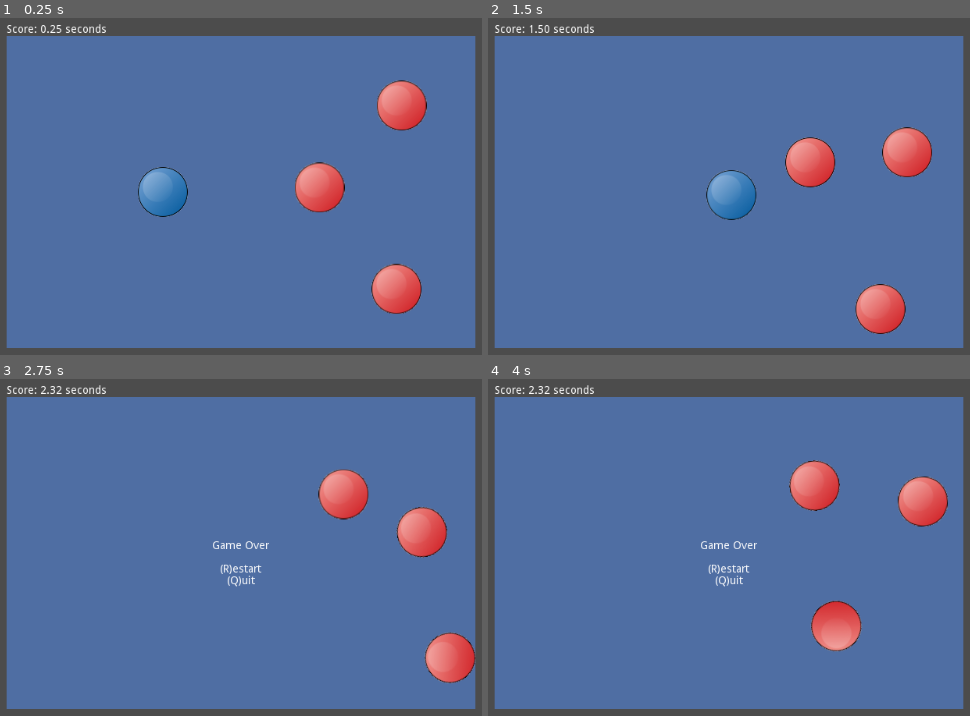
Above: before the commit, frames 1-4 (two rows, left to right).
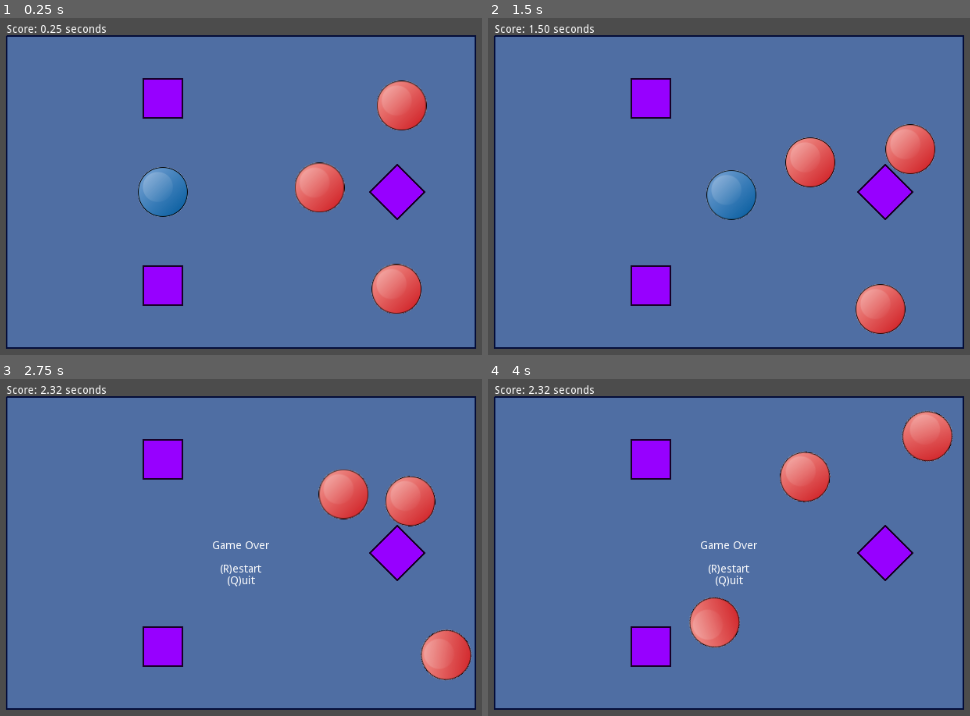
Above: after the commit, the same moments.

Repository: danieljohnson2/Bouncy
Game: Godot game, scene res://Bouncy.tscn
Two runs of this game, one before a commit and one after it. Both use one fixed random seed, a clock stepped at 60 frames per second and the inputs below.
Inputs:
- Up to frame 1 (0.25 s): no input
- Up to frame 2 (1.5 s): hold Right (ui_right) 0.53-1.28 s; hold Down (ui_down) from 1.28 s (still down)
- Up to frame 3 (2.75 s): release Down (ui_down) at 2.03 s; hold Right (ui_right) from 2.03 s (still down)
- Up to frame 4 (4 s): release Right (ui_right) at 2.78 s; hold Up (ui_up) 2.78-3.53 s; hold Left (ui_left) from 3.53 s (still down)

The runs differ from the first frame. In frame 1, 5.0% of the frame differs, in the area x 1-99%, y 5-99%; in frame 2, 5.4%; in frame 3, 7.4%; in frame 4, 11%.

Commit message:
Add obstacles to playfield, and use Line2D and Polygon2D for non-sprite graphics instead of UI elements.

Diff:
--- a/Bouncy.tscn
+++ b/Bouncy.tscn
@@ -1,11 +1,12 @@
-[gd_scene load_steps=5 format=2]
+[gd_scene load_steps=6 format=2]
 
 [ext_resource path="res://Score.gd" type="Script" id=1]
 [ext_resource path="res://Player.gd" type="Script" id=2]
 [ext_resource path="res://Ball.png" type="Texture" id=3]
 [ext_resource path="res://Nemesis.tscn" type="PackedScene" id=4]
-
-[node name="Root" type="Node2D" index="0"]
+[ext_resource path="res://Obstacle.tscn" type="PackedScene" id=5]
+
+[node name="Root" type="Node2D"]
 
 [node name="Camera2D" type="Camera2D" parent="." index="0"]
 
@@ -55,31 +56,30 @@
 max_lines_visible = -1
 script = ExtResource( 1 )
 
-[node name="Playfield" type="ColorRect" parent="." index="2" groups=[
+[node name="Playfield" type="Polygon2D" parent="." index="2" groups=[
 "playfield",
 ]]
 
-anchor_left = 0.0
-anchor_top = 0.0
-anchor_right = 0.0
-anchor_bottom = 0.0
-margin_left = -300.0
-margin_top = -200.0
-margin_right = 300.0
-margin_bottom = 200.0
-rect_pivot_offset = Vector2( 0, 0 )
-rect_clip_content = false
-mouse_filter = 0
-mouse_default_cursor_shape = 0
-size_flags_horizontal = 1
-size_flags_vertical = 1
+position = Vector2( -300, -200 )
+polygon = PoolVector2Array( 0, 0, 600, 0, 600, 400, 0, 400 )
+uv = PoolVector2Array(  )
 color = Color( 0.310303, 0.431593, 0.640625, 1 )
-_sections_unfolded = [ "Margin", "Mouse", "Rect" ]
+vertex_colors = PoolColorArray(  )
+offset = Vector2( 0, 0 )
+antialiased = false
+texture = null
+texture_offset = Vector2( 0, 0 )
+texture_scale = Vector2( 1, 1 )
+texture_rotation_degrees = 0.0
+invert_enable = false
+invert_border = 100.0
+_sections_unfolded = [ "Margin", "Mouse", "Rect", "Transform" ]
 
 [node name="Ball" type="RigidBody2D" parent="Playfield" index="0" groups=[
 "player",
 ]]
 
+editor/display_folded = true
 position = Vector2( 200, 200 )
 input_pickable = false
 collision_layer = 1
@@ -141,6 +141,30 @@
 build_mode = 0
 polygon = PoolVector2Array( 0, 0, 0, 400, 600, 400, 600, 0, 0, 0, -10, -10, 610, -10, 610, 410, -10, 410, -10, -10 )
 
+[node name="Obstacle" parent="Playfield" index="5" instance=ExtResource( 5 )]
+
+position = Vector2( 500, 200 )
+rotation = 0.785398
+scale = Vector2( 1, 1 )
+
+[node name="Obstacle2" parent="Playfield" index="6" instance=ExtResource( 5 )]
+
+position = Vector2( 200, 80 )
+
+[node name="Obstacle3" parent="Playfield" index="7" instance=ExtResource( 5 )]
+
+position = Vector2( 200, 320 )
+
+[node name="Line2D" type="Line2D" parent="Playfield" index="8"]
+
+points = PoolVector2Array( 0, 0, 600, 0, 600, 400, 0, 400, 0, 0 )
+width = 2.0
+default_color = Color( 0.0194702, 0.0539856, 0.226562, 1 )
+texture_mode = 288680736
+sharp_limit = 2.0
+round_precision = 8
+_sections_unfolded = [ "Fill" ]
+
 [node name="RichTextLabel" type="RichTextLabel" parent="." index="3" groups=[
 "gameover",
 ]]
--- /dev/null
+++ b/Obstacle.tscn
@@ -0,0 +1,61 @@
+[gd_scene format=2]
+
+[node name="Obstacle" type="KinematicBody2D" index="0"]
+
+input_pickable = false
+collision_layer = 1
+collision_mask = 1
+collision/safe_margin = 0.08
+_sections_unfolded = [ "Transform" ]
+
+[node name="ColorRect" type="ColorRect" parent="." index="0"]
+
+anchor_left = 0.0
+anchor_top = 0.0
+anchor_right = 0.0
+anchor_bottom = 0.0
+margin_left = -25.0
+margin_top = -25.0
+margin_right = 25.0
+margin_bottom = 25.0
+rect_pivot_offset = Vector2( 0, 0 )
+rect_clip_content = false
+mouse_filter = 0
+mouse_default_cursor_shape = 0
+size_flags_horizontal = 1
+size_flags_vertical = 1
+color = Color( 0, 0, 1, 1 )
+_sections_unfolded = [ "Rect" ]
+
+[node name="CollisionPolygon2D" type="CollisionPolygon2D" parent="." index="1"]
+
+build_mode = 0
+polygon = PoolVector2Array( -25, -25, 25, -25, 25, 25, -25, 25 )
+
+[node name="Polygon2D" type="Polygon2D" parent="." index="2"]
+
+polygon = PoolVector2Array( -25, -25, 25, -25, 25, 25, -25, 25 )
+uv = PoolVector2Array(  )
+color = Color( 0.59375, 0, 1, 1 )
+vertex_colors = PoolColorArray(  )
+offset = Vector2( 0, 0 )
+antialiased = false
+texture = null
+texture_offset = Vector2( 0, 0 )
+texture_scale = Vector2( 1, 1 )
+texture_rotation_degrees = 0.0
+invert_enable = false
+invert_border = 100.0
+_sections_unfolded = [ "Invert" ]
+
+[node name="Line2D" type="Line2D" parent="." index="3"]
+
+points = PoolVector2Array( -25, -25, 25, -25, 25, 25, -25, 25, -25, -25 )
+width = 2.0
+default_color = Color( 0.0958583, 0.00250244, 0.160156, 1 )
+texture_mode = 288680736
+joint_mode = 2
+begin_cap_mode = 2
+sharp_limit = 2.0
+round_precision = 8
+_sections_unfolded = [ "Border", "Capping" ]
